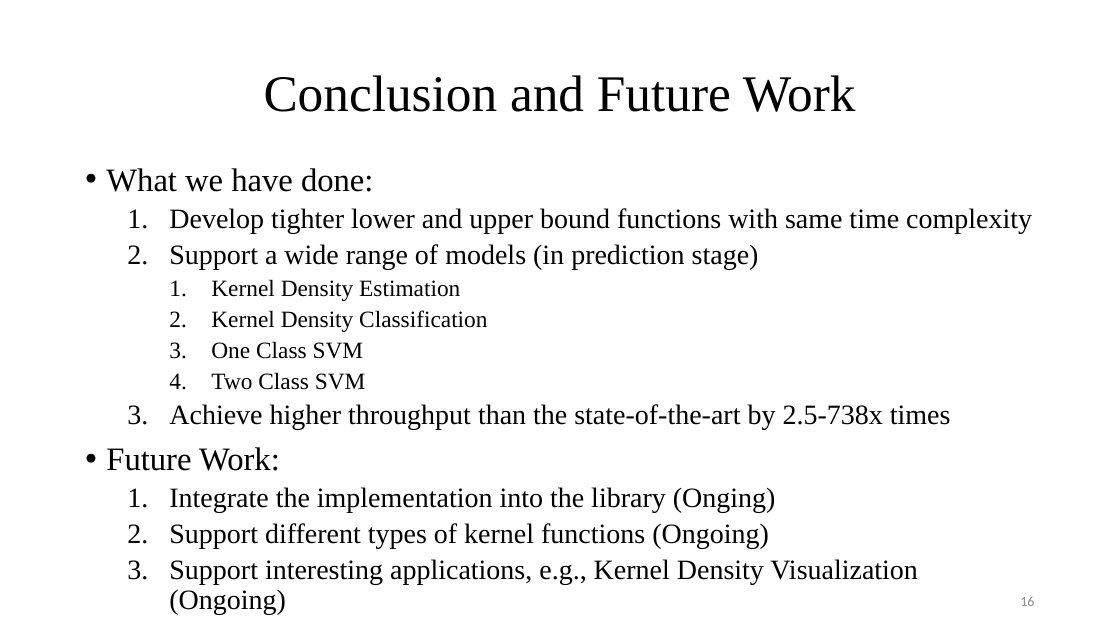
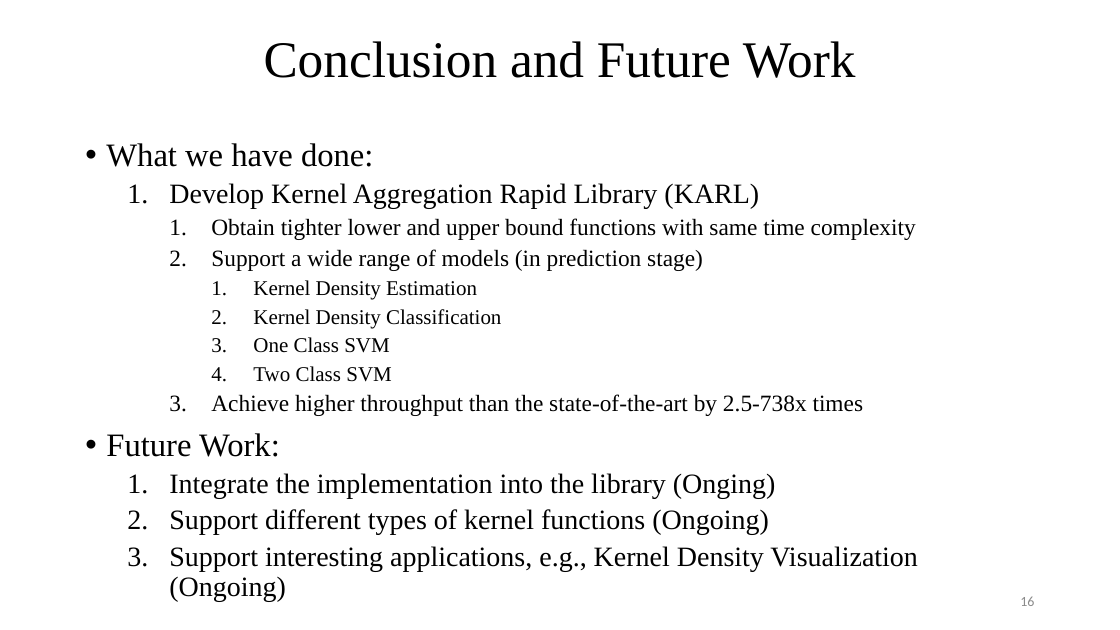
Before and after one commit to edisonchan2013928/KARL-Fast-Kernel-Aggregation-Queries, a slide deck: slide 16 of KARL Presentation_v2.pptx. Drawn at 1120x630 pixels with LibreOffice and Linux fonts; fonts in the diff are those of the drawing. Boxes give left, top, right and bottom in pixels: in the first picture for what was removed or moved away, otherwise in the second. Text is boxed around its words. In the diff, an @@ line names an element or a change of style, - is before the commit and + after.

```diff
--- a/KARL Presentation_v2.pptx
+++ b/KARL Presentation_v2.pptx
@@ title "Conclusion and Future Work": place and size @@
-title "Conclusion and Future Work" at <box>264,75,856,112</box>
+title "Conclusion and Future Work" at <box>264,41,856,78</box>
@@ text "What we have done:": place and size @@
-text "What we have done:" at <box>106,168,1032,615</box>
+text "What we have done:" at <box>106,143,918,601</box>
@@ text at <box>169,183,916,240</box>: text changed; size 24 to 20 pt @@
-  1. Develop tighter lower and upper bound functions with same time complexity
+  1. Develop Kernel Aggregation Rapid Library (KARL)
+    1. Obtain tighter lower and upper bound functions with same time complexity
@@ text at <box>211,249,864,416</box>: size 24 to 20 pt in "Support a wide range of models (in ...", "Achieve higher throughput than the state-of-the-art by ..."; size 20 to 18 pt in "Kernel Density Estimation", "Kernel Density Classification", "One Class SVM", "Two Class SVM"; list level 2 to 3 in "Support a wide range of ..."; list level 3 to 4 in "Kernel Density Estimation"; list level 3 to 4 in "Kernel Density Classification"; list level 3 to 4 in "One Class SVM"; list level 3 to 4 in "Two Class SVM"; list level 2 to 3 in "Achieve higher throughput than the ..." @@
```
Also in this commit, not shown: 6 other slides changed.
